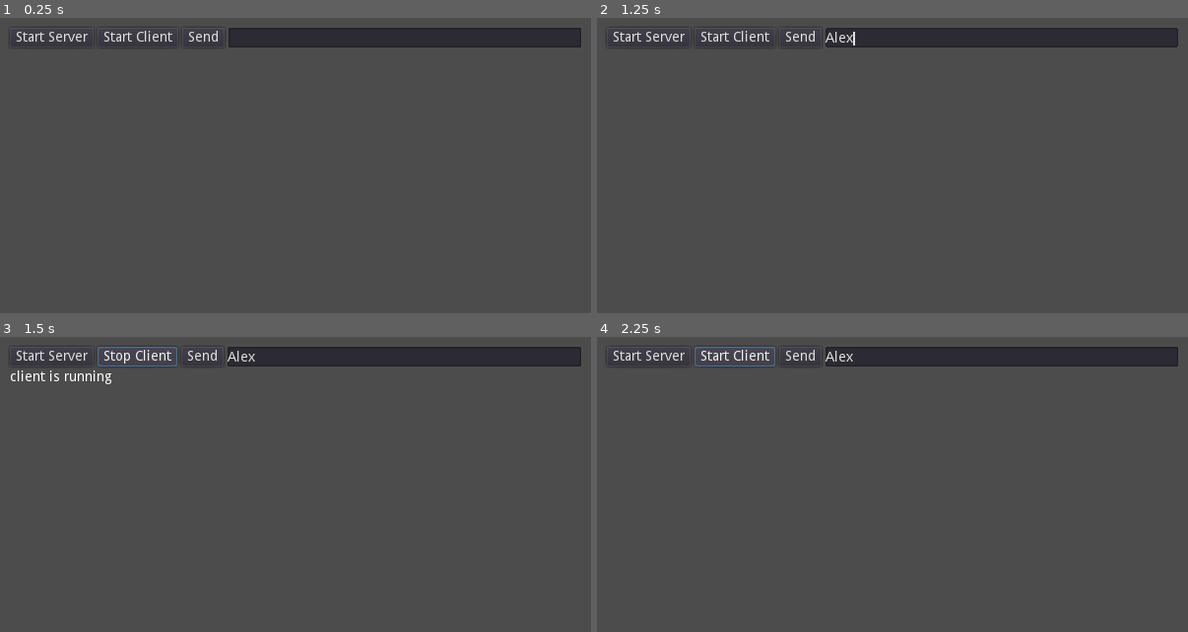
Above: before the commit, frames 1-4 (two rows, left to right).
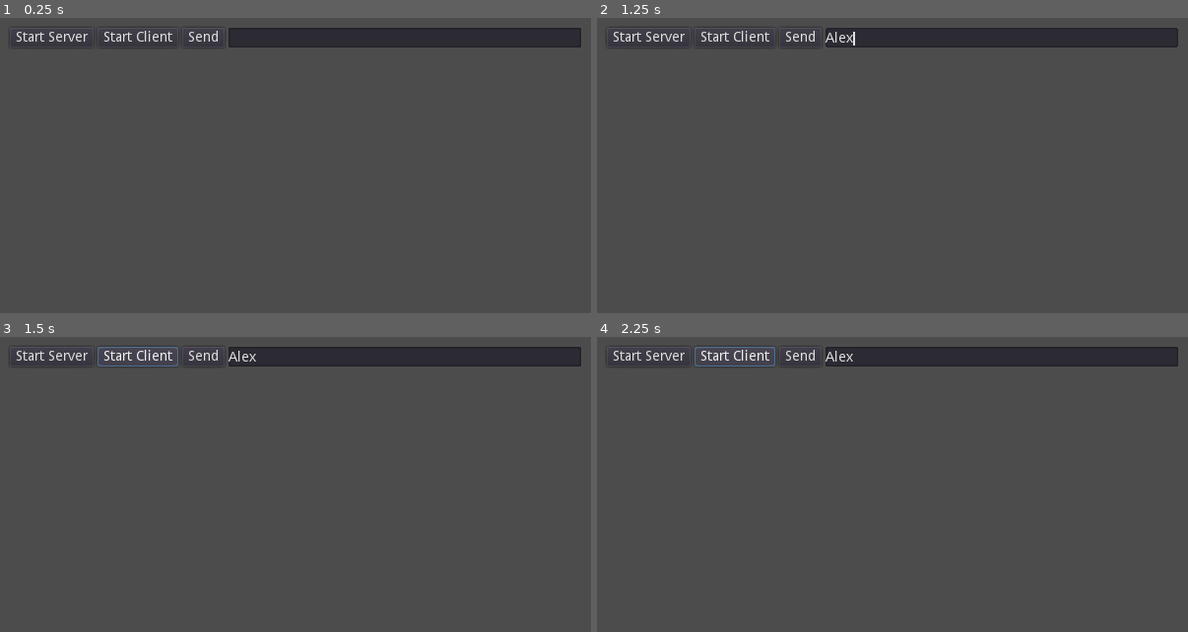
Above: after the commit, the same moments.

Repository: LuizAntonioPereira/Client_Server_multiplayer
Game: Godot game, scene res://Node2D.tscn
Same seed, same stepped clock (60 frames per second), same inputs: the game is played once before the commit and once after it.
Inputs (mouse positions are in pixels of both pictures, inside the frame that each line leads up to):
- Up to frame 1 (0.25 s): no input
- Up to frame 2 (1.25 s): click (1004, 38) at 0.52 s; type "Alex" at 0.6 s
- Up to frame 3 (1.5 s): click "Start Client" at 1.25 s
- Up to frame 4 (2.25 s): click "Stop Client" (after the commit: "Start Client") at 2 s

Frames 1-2 are identical in both runs. In frame 3, 0.6% of the frame differs, in the area x 1-44%, y 3-16%; in frame 4, nothing differs.
Error after the commit: Invalid get index '3' (on base: 'Array'). (res://Node2D.gd:126)

Commit message:
up

Diff:
--- a/Node2D.gd
+++ b/Node2D.gd
@@ -20,6 +20,8 @@
 var endereco = IP.get_local_addresses()
 
 func _ready():
+	self.Text = self.get_ip_address()
+
 	get_tree().connect("connected_to_server", self,"on_connected")
 	get_tree().connect("server_disconnected", self,"on_disconnected")
 	get_tree().connect("network_peer_connected", self,"on_client_connected")
@@ -115,3 +117,16 @@
 		#rpc_unreliable( "assign_client", num)
 		rpc_unreliable_id(1,"assign_server", num2)
 	pass # Replace with function body.
+
+func get_ip_address():
+	var result_ip = ""
+	if OS.get_name() == 'Android':
+		result_ip = IP.get_local_addresses()[0]
+	else:
+		result_ip = IP.get_local_addresses()[3]
+
+	for ip in IP.get_local_addresses():
+		if ip.begins_with('192.168.') and not ip.ends_with('.1'):
+			result_ip = ip
+
+	return result_ip
